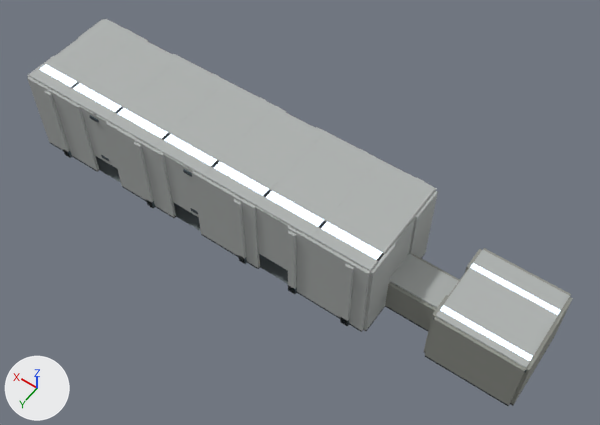
An edit to the glTF model public/modern/foundry/environment.glb, drawn before and after from the same camera.
One viewpoint serves both versions: a 50 mm lens placed at (6.2, -19.5, 112.4), pointed at (54.4, -86.9, 6.4). The axes (+X, +Y, +Z) are drawn at lower left. The lights are the same throughout. The first picture is the older version. Vertices at exactly the same position are counted once.

In view in the first picture: 'Foundry authored environment'.
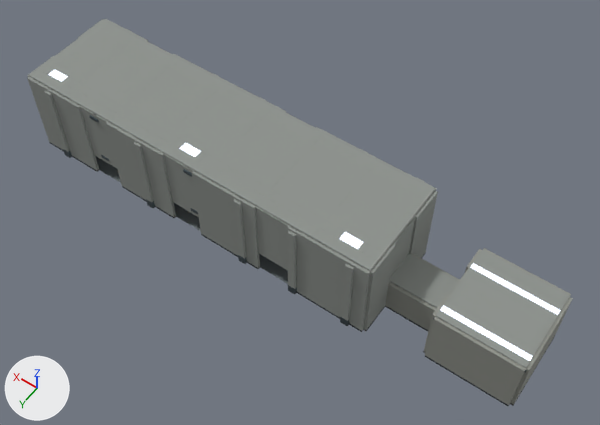
Location of each change, (x1, y1, x2, y2) in pixels of the pictures (600 x 425 px; the box of a moved part takes in the faces that stretch with it):
'Foundry authored environment', recoloured, reshaped
    both: (27, 19, 573, 406)
part 1 of me_continuous_original_walkable_floor, moved or reshaped
    before: (321, 222, 382, 260)
    after: (339, 232, 363, 249)
part 2 of me_continuous_original_walkable_floor, moved or reshaped
    before: (164, 134, 217, 166)
    after: (179, 143, 201, 157)
part 3 of me_continuous_original_walkable_floor, moved or reshaped
    before: (39, 64, 77, 87)
    after: (48, 69, 68, 82)
part 4 of me_continuous_original_walkable_floor, moved or reshaped
    before: (68, 83, 510, 405)
    after: (30, 64, 384, 326)

The change in detail:
Material 'foundry.concrete' (mat_foundry_concrete) changes colour from grey #afb3b1 to grey #8e938e; in linear values from (0.43, 0.45, 0.44) to (0.27, 0.29, 0.27).
me_continuous_original_walkable_floor is used by ob_foundry_authored_environment; location (0.0, 0.0, 0.0).
me_continuous_original_walkable_floor had 21382 vertices, 40308 faces and spanned x 11.5..104.5, y -97.0..-77.0, z 0.0..16.3.
me_continuous_original_walkable_floor now has 21644 vertices, 40832 faces and spans x 11.5..104.5, y -97.0..-77.0, z 0.0..16.3.
me_continuous_original_walkable_floor part 1: the loose piece of 24 vertices spanning x 36.2..45.8, y -81.6..-80.0, z 16.2..16.3 is scaled about its middle by (0.335, 1, 1).
me_continuous_original_walkable_floor part 2: the loose piece of 24 vertices spanning x 66.2..75.8, y -81.6..-80.0, z 16.2..16.3 is scaled about its middle by (0.335, 1, 1).
me_continuous_original_walkable_floor part 3: the loose piece of 24 vertices spanning x 96.2..103.8, y -81.6..-80.0, z 16.2..16.3 is scaled about its middle by (0.425, 1, 1).
me_continuous_original_walkable_floor part 4: 28 vertices moved from x 25.8..98.3, y -96.9..-78.1, z 1.6..5.5 to x 25.8..98.3, y -97.0..-78.2, z 0.0..5.5; 242 vertices removed from x 12.0..104.0, y -96.9..-77.1, z 0.0..16.3; 184 vertices added at x 36.0..104.0, y -97.0..-77.0, z 0.0..16.3.
Other edits to the shape of me_continuous_original_walkable_floor do not show in these pictures.
